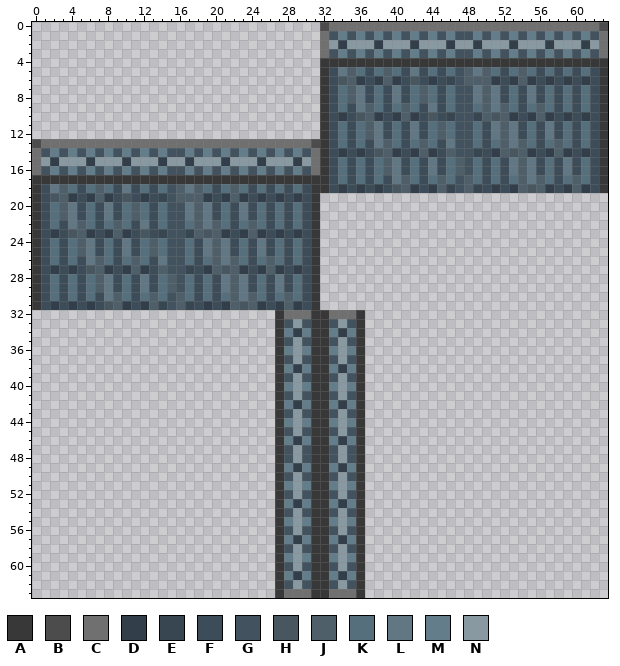
Two versions of one pixel-art sprite, Resources/Textures/Structures/Windows/directional.rsi/frosted_window.png. The picture above is the old version.
The file is 64x64 pixels. Colours within 5 levels of each other are drawn and written as one.
Palette (. is transparent): A #383838  B #4c4c4c  C #707070  D #323f4a  E #384652  F #3c4c58  G #42525e  H #485660  J #4e5f6a  K #566f7d  L #617783  M #637d8b  N #8999a2
Pixels before (only the part around the change), first column x 0:
 0 ................................BCCCCCCCCCCCCCCCCCCCCCCCCCCCCCCB
 1 ................................CGMGMGMGMGMGMGMGGMGMGMGMGMGMGMGC
 2 ................................CNDNNNDNNNDNNNDNNDNNNDNNNDNNNDNC
 3 ................................CGMGMGMGMGMGMGMGGMGMGMGMGMGMGMGC
 4 ................................AAAAAAAAAAAAAAAAAAAAAAAAAAAAAAAA
 5 ................................AFLJKFKJKFLFKFKGJLJKFKJKFKFKFKFA
 6 ................................AFHJDFDJDFHFDFEGJJJDFDJDFDFDFDFA
 7 ................................AFKJLFKFLFKJKFKGGLJLFKFLFKFKFKFA
 8 ................................AFKJLFKFLFKJKFKGGLJLFKFLFKFKFKFA
 9 ................................AFKFLJKFKJKFLFKGGKJLJKFKJKFKFKFA
10 ................................AFDFHJDFDJDFHFEGGEJHJDFDJDFDFDFA
11 ................................AFKFKJLFKFLFKJKGGKFLJLFKFLFKFKFA
12 ................................AFKFKJLFKFLFKJKGGKFLJLFKFLFKFKFA
13 BCCCCCCCCCCCCCCCCCCCCCCCCCCCCCCBAFKFKFLJKFKJKFLGGKFKJLJKFKJKFKFA
14 CGMGMGMGMGMGMGMGGMGMGMGMGMGMGMGCAFDFDFHJDFDJDFJGGEFDJHJDFDJDFDFA
15 CNDNNNDNNNDNNNDNNDNNNDNNNDNNNDNCAFKFKFKJLFKFLFKJGKFKFLJLFKFLFKFA
16 CGMGMGMGMGMGMGMGGMGMGMGMGMGMGMGCAFKFKFKJLFKFLFKJGKFKFLJLFKFLFKFA
17 AAAAAAAAAAAAAAAAAAAAAAAAAAAAAAAAAFKFKFKFLJKFKJKGJKFKFKJLJKFKJKFA
18 AFLJKFKJKFLFKFKGJLJKFKJKFKFKFKFAAFDFDFDFHJDFDJEGJEFDFDJHJDFDJDFA
19 AFHJDFDJDFHFDFEGJJJDFDJDFDFDFDFA................................
20 AFKJLFKFLFKJKFKGGLJLFKFLFKFKFKFA................................
21 AFKJLFKFLFKJKFKGGLJLFKFLFKFKFKFA................................
22 AFKFLJKFKJKFLFKGGKJLJKFKJKFKFKFA................................
23 AFDFHJDFDJDFHFEGGEJHJDFDJDFDFDFA................................
24 AFKFKJLFKFLFKJKGGKFLJLFKFLFKFKFA................................
25 AFKFKJLFKFLFKJKGGKFLJLFKFLFKFKFA................................
26 AFKFKFLJKFKJKFLGGKFKJLJKFKJKFKFA................................
27 AFDFDFHJDFDJDFJGGEFDJHJDFDJDFDFA................................
28 AFKFKFKJLFKFLFKJGKFKFLJLFKFLFKFA................................
29 AFKFKFKJLFKFLFKJGKFKFLJLFKFLFKFA................................
30 AFKFKFKFLJKFKJKGJKFKFKJLJKFKJKFA................................
31 AFDFDFDFHJDFDJEGJEFDFDJHJDFDJDFA................................
32 ...........................ACCCAACCCA...........................
33 ...........................AGNGAAGNGA...........................
34 ...........................AMDMAAMDMA...........................
35 ...........................AGNGAAGNGA...........................
36 ...........................AMNMAAMNMA...........................
37 ...........................AGNGAAGNGA...........................
38 ...........................AMDMAAMDMA...........................
39 ...........................AGNGAAGNGA...........................
40 ...........................AMNMAAMNMA...........................
41 ...........................AGNGAAGNGA...........................
42 ...........................AMDMAAMDMA...........................
43 ...........................AGNGAAGNGA...........................
44 ...........................AMNMAAMNMA...........................
45 ...........................AGNGAAGNGA...........................
46 ...........................AMDMAAMDMA...........................
47 ...........................AGNGAAGNGA...........................
48 ...........................AGNGAAGNGA...........................
49 ...........................AMDMAAMDMA...........................
50 ...........................AGNGAAGNGA...........................
51 ...........................AMNMAAMNMA...........................
52 ...........................AGNGAAGNGA...........................
53 ...........................AMDMAAMDMA...........................
54 ...........................AGNGAAGNGA...........................
55 ...........................AMNMAAMNMA...........................
56 ...........................AGNGAAGNGA...........................
57 ...........................AMDMAAMDMA...........................
58 ...........................AGNGAAGNGA...........................
59 ...........................AMNMAAMNMA...........................
60 ...........................AGNGAAGNGA...........................
61 ...........................AMDMAAMDMA...........................
62 ...........................AGNGAAGNGA...........................
63 ...........................ACCCAACCCA...........................
After the commit:
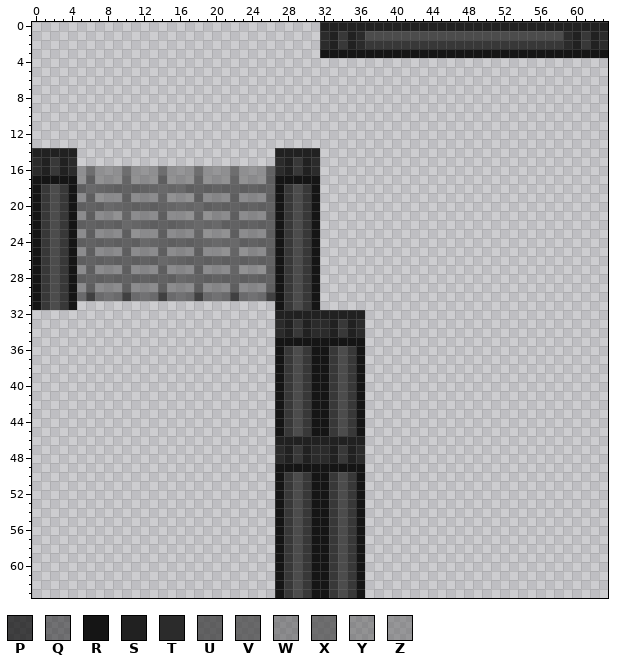
Colours new in this view: P #0a0a0ab8  Q #0c0c0c79  R #151515  S #212121  T #2b2b2b  U #393939b8  V #434343b8  W #45454579  X #4a4a4ab8  Y #50505079  Z #5a5a5a79
Difference:
Changed rows in their new state; - is an unchanged pixel.
first column x 0:
 0 --------------------------------SSSSSSSSSSSSSSSSSSSSSSSSSSSSSSSS
 1 --------------------------------TSASTBBBBBBBBBBBBBBBBBBBBBBTSAST
 2 --------------------------------TSASTAAAAAAAAAAAAAAAAAAAAAATSAST
 3 --------------------------------RRRRRRRRRRRRRRRRRRRRRRRRRRRRRRRR
 4 --------------------------------................................
 5 --------------------------------................................
 6 --------------------------------................................
 7 --------------------------------................................
 8 --------------------------------................................
 9 --------------------------------................................
10 --------------------------------................................
11 --------------------------------................................
12 --------------------------------................................
13 ................................................................
14 SSSSS......................SSSSS................................
15 TSAST......................TSAST................................
16 TSASTZXZZZXZZZXZZZXZZZXZZZUTSAST................................
17 RRRRRYUYYYVYYYUYYYVYYYVYYYURRRRR................................
18 RABARUVVUUUUUVVVVUUUUUUUUUURABAR................................
19 RABARWUYYWUWWWVYYYUWWWUWWWURABAR--------------------------------
20 RABARUUUVVUUUUUVVVVUUUUUUUURABAR--------------------------------
21 RABARWUWWYVWWWUWYYVYWWUWWWURABAR--------------------------------
22 RABARUUUUUVVUUUUUVVVVUUUUUURABAR--------------------------------
23 RABARWUWWWUYYWUWWWVYYYUWWWURABAR--------------------------------
24 RABARUUUUUUUVVUUUUUVVVVUUUURABAR--------------------------------
25 RABARWUWWWUWWWUWWWUWYYVYWWURABAR--------------------------------
26 RABARUUUUUUUUUVVUUUUUUUUUUURABAR--------------------------------
27 RABARWUWWWUWWWUWWWUWWWVYYYURABAR--------------------------------
28 RABARUUUUUUUUUUUVVUUUUUUUUURABAR--------------------------------
29 RABARWUWWWUWWWUWWWUWWWUWWWURABAR--------------------------------
30 RABARQPQQQPQQQPQQQPQQQPQQQPRABAR--------------------------------
31 RABAR......................RABAR--------------------------------
32 ---------------------------SSSSSSSSSS---------------------------
33 ---------------------------TSASTTSAST---------------------------
34 ---------------------------TSASTTSAST---------------------------
35 ---------------------------RRRRRRRRRR---------------------------
36 ---------------------------RABARRABAR---------------------------
37 ---------------------------RABARRABAR---------------------------
38 ---------------------------RABARRABAR---------------------------
39 ---------------------------RABARRABAR---------------------------
40 ---------------------------RABARRABAR---------------------------
41 ---------------------------RABARRABAR---------------------------
42 ---------------------------RABARRABAR---------------------------
43 ---------------------------RABARRABAR---------------------------
44 ---------------------------RABARRABAR---------------------------
45 ---------------------------RABARRABAR---------------------------
46 ---------------------------SSSSSSSSSS---------------------------
47 ---------------------------TSASTTSAST---------------------------
48 ---------------------------TSASTTSAST---------------------------
49 ---------------------------RRRRRRRRRR---------------------------
50 ---------------------------RABARRABAR---------------------------
51 ---------------------------RABARRABAR---------------------------
52 ---------------------------RABARRABAR---------------------------
53 ---------------------------RABARRABAR---------------------------
54 ---------------------------RABARRABAR---------------------------
55 ---------------------------RABARRABAR---------------------------
56 ---------------------------RABARRABAR---------------------------
57 ---------------------------RABARRABAR---------------------------
58 ---------------------------RABARRABAR---------------------------
59 ---------------------------RABARRABAR---------------------------
60 ---------------------------RABARRABAR---------------------------
61 ---------------------------RABARRABAR---------------------------
62 ---------------------------RABARRABAR---------------------------
63 ---------------------------RABARRABAR---------------------------
Changed places in both pictures, as pixel boxes (x1, y1, x2, y2):
changed: (32, 22, 608, 598)
